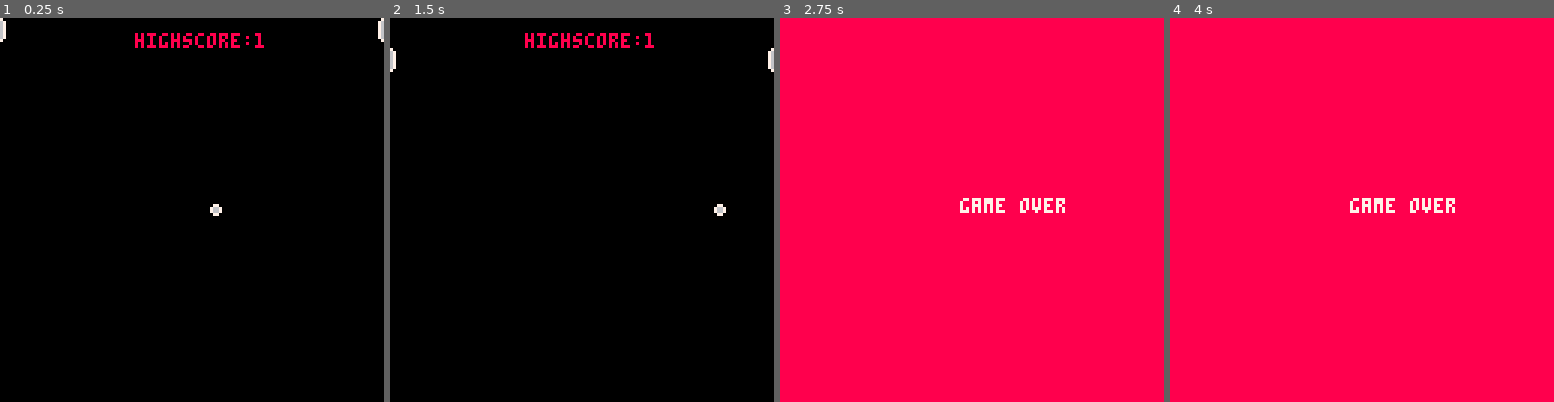
Above: before the commit, frames 1-4 (left to right).
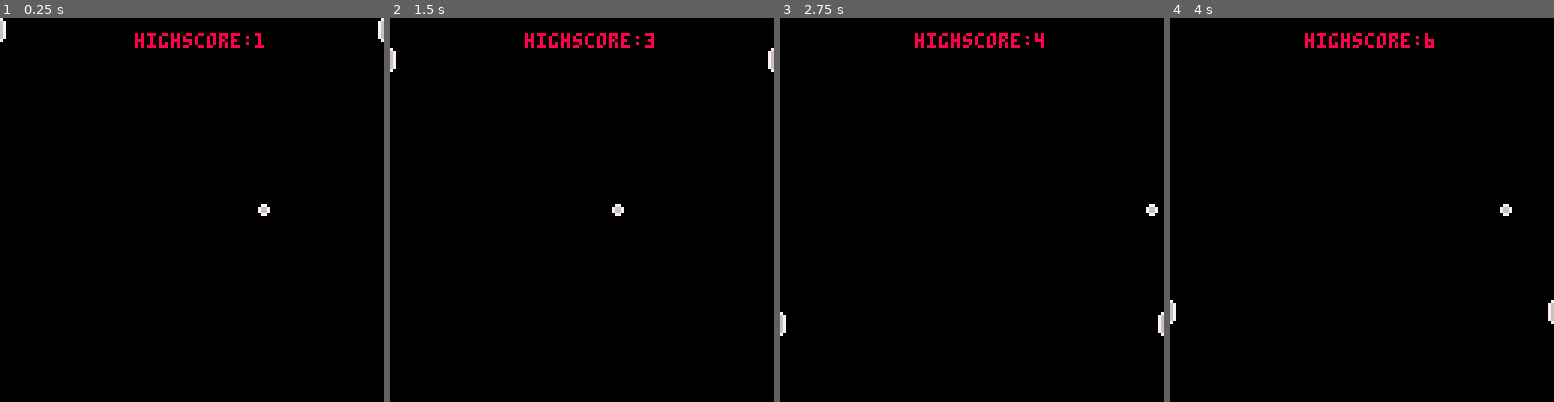
Above: after the commit, the same moments.

Repository: Ling-Lang/super_pong
Game: PICO-8 cartridge super_pong.p8
The game is run twice, just before and just after one commit, with the same random seed, the same clock (stepped at 60 frames per second) and the same inputs.
Inputs:
- Up to frame 1 (0.25 s): no input
- Up to frame 2 (1.5 s): tap X (X key) at 0.33, 1.07 s; tap O (Z key) at 0.7 s
- Up to frame 3 (2.75 s): tap O (Z key) at 1.7, 2.1, 2.5 s; tap X (X key) at 1.85 s; hold Up 2.15-2.42 s
- Up to frame 4 (4 s): tap O (Z key) at 2.9, 3.3, 3.7 s; tap X (X key) at 2.97 s; hold Down 3.63-3.97 s

The runs differ from the first frame. In frame 1, 0.1% of the frame differs, in the area x 54-71%, y 48-52%; in frame 2, 0.2%; in frame 3, 99%, in the area x 0-100%, y 0-100%; in frame 4, 99%.

Commit message:
Some changes

Diff:
--- a/movement.lua
+++ b/movement.lua
@@ -1,12 +1,14 @@
 function move()
-    if btn(3) then player.speed=1end
-    if btn(2) then player.speed=-1end
+    if btn(3) then player.speed=2end
+    if btn(2) then player.speed=-2end
     if(player.y<0) then player.y=120end
     if(player.y>120) then player.y=0end
+    -- Debug stuff
     if btn(4) then player.speed=-5end
     if btn(5) then player.speed=5end
+    -- Debug end
     if(enemy.y<0) then enemy.y=120end
     if(enemy.y>120) then enemy.y=0end
-    if(ball.x>120) then player.score+=1end
-    if(ball.x<0) then player.score-=1end
+    if(ball.x>120) then player.score+=1 ball.x=60end
+    if(ball.x<0) then player.score-=1 ball.x=60end
 end
--- a/player_init.lua
+++ b/objects.lua
@@ -15,7 +15,7 @@
 ball = {
     x = 60,
     y = 60,
-    speedx = 1,
+    speedx = 3,
     speedy = 1
 }
 function hs()
--- a/super_pong.p8
+++ b/super_pong.p8
@@ -2,9 +2,9 @@
 version 38
 __lua__
 --init
-#include player_init.lua
+#include objects.lua
 #include movement.lua
-#include over.lua
+#include events.lua
 function _init()
 	cls(0)
 	print(player.speed, 20, 20, 4)
@@ -16,9 +16,8 @@
 
 function _draw()
 cls(0)
-	spr(1, player.x, player.y)
+ spr(1,player.x, player.y)
 	spr(2, 120, player.y)
-	if player.score > 3 then game_over()end
 	spr(3,ball.x,ball.y)
 	hs()
 end
Renamed: over.lua -> events.lua
